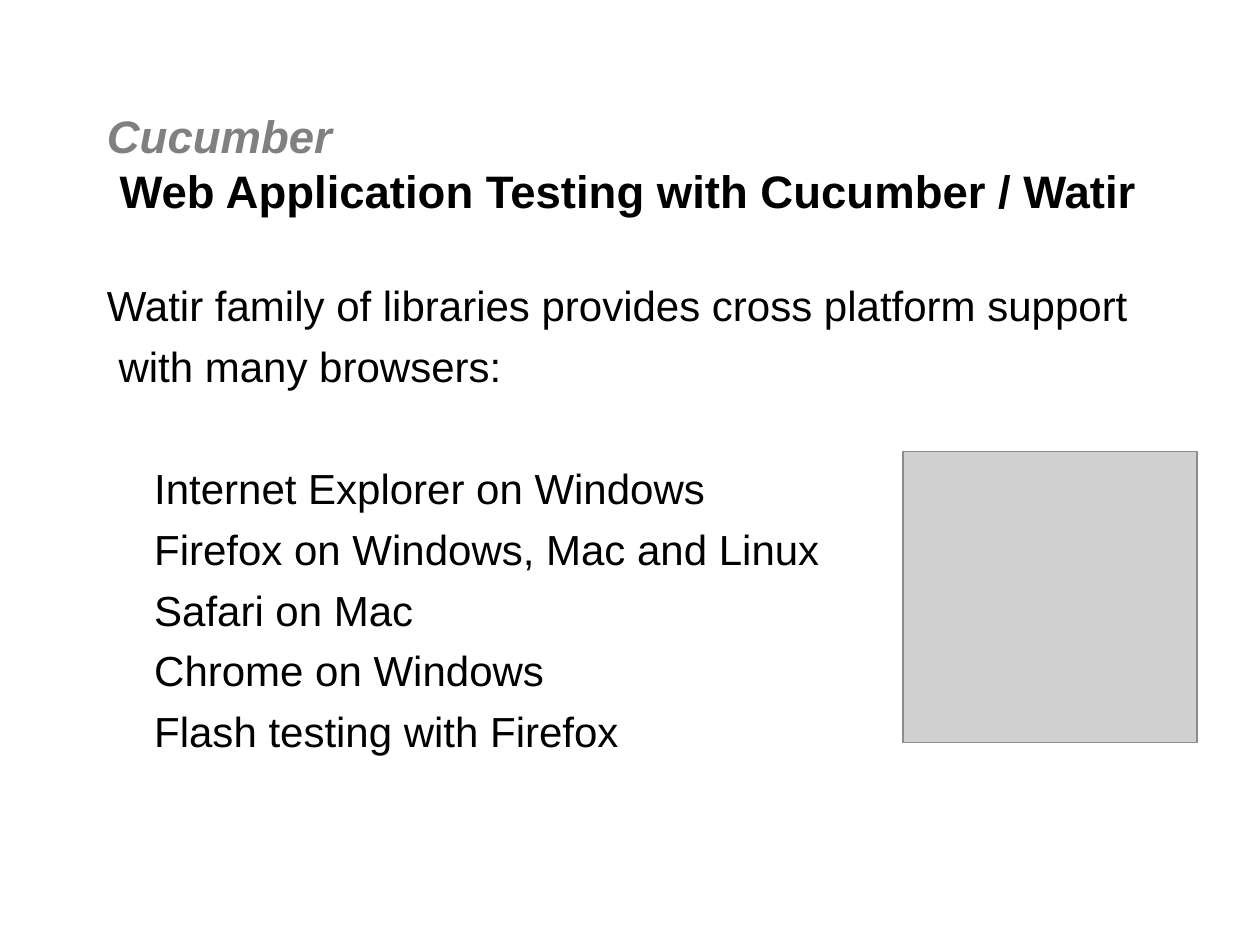
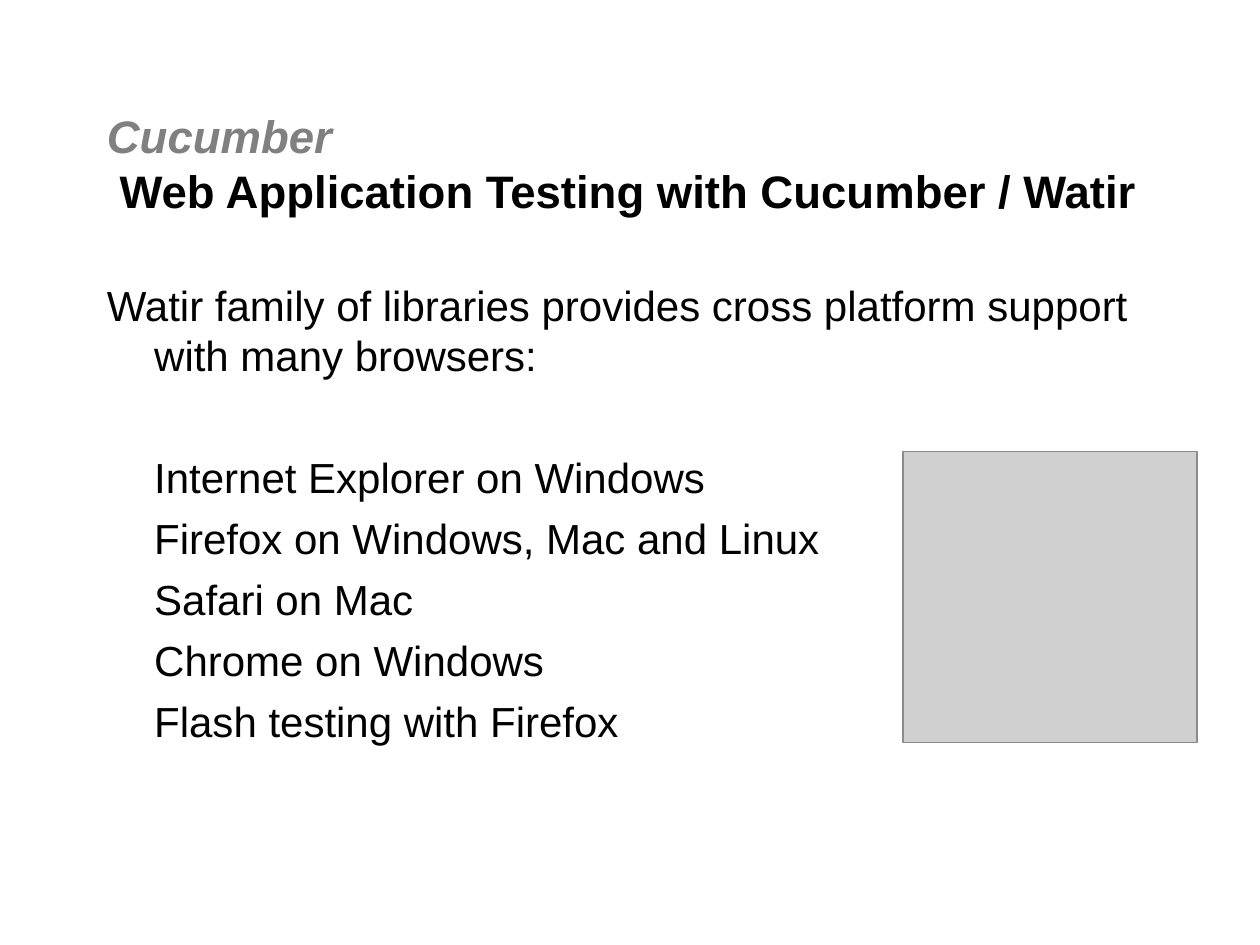
Before and after one commit to jgoodsen/agile2010, a slide deck: slide 13 of 05-cucumber.ppt (slide 11 before the commit). Drawn at 1260x945 pixels with LibreOffice and Linux fonts; fonts in the diff are those of the drawing; grey boxes stand for pictures; background and template pictures are left out. Boxes give left, top, right and bottom in pixels: in the first picture for what was removed or moved away, otherwise in the second. Text is boxed around its words. In the diff, an @@ line names an element or a change of style, - is before the commit and + after.

```diff
--- a/05-cucumber.ppt
+++ b/05-cucumber.ppt
@@ text at (107,290,1127,380): text changed @@
-Watir family of libraries provides cross platform support
-with many browsers:
+Watir family of libraries provides cross platform support with many browsers:
```
Also in this commit, not shown: 1 other slide changed, 2 slides added.
